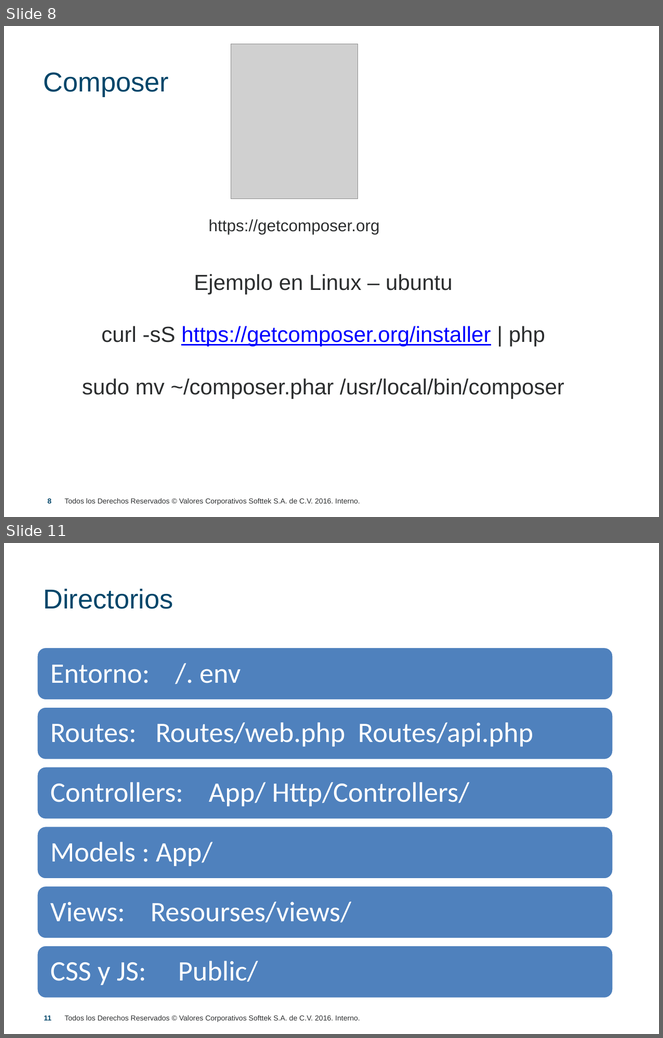
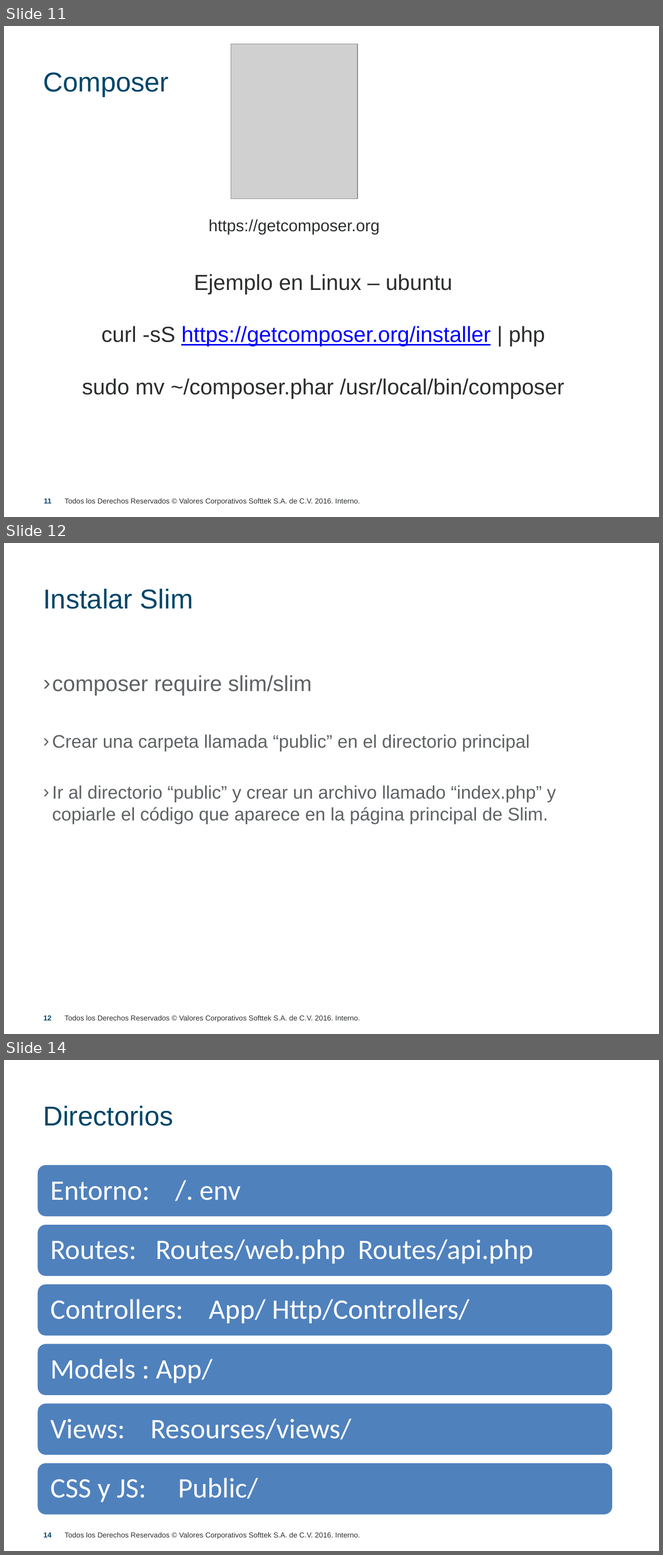
Before and after one commit to precagno/clase_slim, a slide deck: ppt_capacitacion_slim.pptx. Shown one above the other, each under a label of ours: slides 8 and 11 before the commit, slides 11, 12 and 14 after it; the slides between them are not shown. The pictures are 663x1038 and 663x1555 pixels, drawn with LibreOffice and Linux fonts; fonts in the diff are those of the drawing; grey boxes stand for pictures; background and template pictures are left out. Boxes give left, top, right and bottom in pixels: in the first picture for what was removed or moved away, otherwise in the second. Text is boxed around its words. In the diff, an @@ line names an element or a change of style, - is before the commit and + after.

```diff
--- a/ppt_capacitacion_slim.pptx
+++ b/ppt_capacitacion_slim.pptx
@@ slide 12 added at [4,543,659,1034], background #FFFFFF; not listed: 1 template element that a slide beside it also shows @@
@@ text added at [43,589,193,609], 30 pt, text #004569 @@
+Instalar Slim
@@ text added at [52,675,556,824], 20 pt, text #5E6264 @@
+› composer require slim/slim
+› Crear una carpeta llamada “public” en el directorio principal
+› Ir al directorio “public” y crear un archivo llamado “index.php” y copiarle el código que aparece en la página principal de Slim.
@@ page number added at [44,1016,52,1021], 8 pt, text #004569, bold @@
+12
@@ what was slide 8 is now slide 11 @@
@@ page number at [44,499,52,504]: text changed @@
-8
+11
@@ what was slide 11 is now slide 14 @@
@@ page number at [44,1533,52,1538]: text changed @@
-11
+14
```
Also in this commit, not shown: 8 slides changed, 6 other slides added, 4 slides removed, 1 other file.
